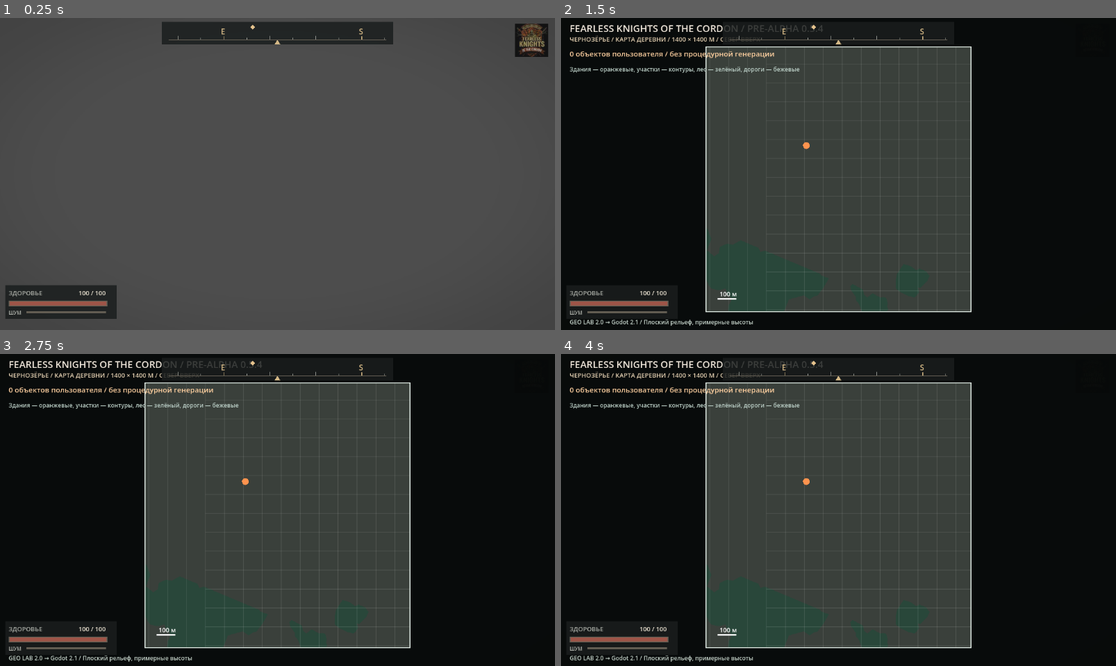
Above: before the commit, frames 1-4 (two rows, left to right).
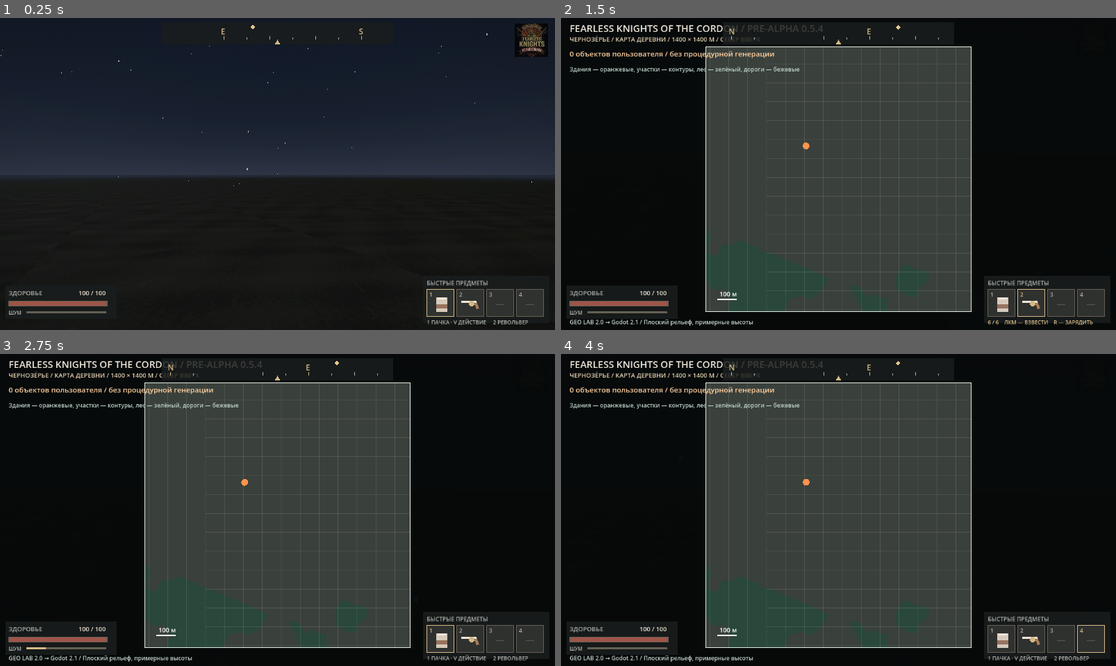
Above: after the commit, the same moments.

Repository: blacklambcult/chernozerye
Game: Godot game, scene res://main.tscn
Two runs of this game, one before a commit and one after it. Both use one fixed random seed, a clock stepped at 60 frames per second and the inputs below. Sound files missing from this copy of the repository are replaced by a short silence.
Inputs (mouse positions are in pixels of both pictures, inside the frame that each line leads up to):
- Up to frame 1 (0.25 s): no input
- Up to frame 2 (1.5 s): tap Enter at 0.5 s; move the mouse to (960, 158) at 0.52 s; hold D 0.53-1.28 s; tap 2 at 0.6 s; click (960, 158) at 0.67 s; tap Space at 0.77, 1.25 s; move the mouse to (727, 189) at 1.27 s; hold S from 1.28 s (still down); tap M at 1.35 s
- Up to frame 3 (2.75 s): tap Space at 1.52 s; tap Enter at 2 s; move the mouse to (333, 441) at 2.02 s; release S at 2.03 s; hold D from 2.03 s (still down); tap 1 at 2.1 s
- Up to frame 4 (4 s): move the mouse to (810, 572) at 2.77 s; release D at 2.78 s; hold W 2.78-3.53 s; tap 3 at 2.85 s; click (810, 572) at 2.92 s; tap Space at 3.02, 3.77 s; move the mouse to (1005, 556) at 3.52 s; hold A from 3.53 s (still down); tap 4 at 3.6 s

The runs differ from the first frame. In frame 1, 93% of the frame differs, in the area x 0-100%, y 0-100%; in frame 2, 2.7%; in frame 3, 2.7%; in frame 4, 2.7%.
Error before the commit: Parse Error: Could not preload resource script "res://character_smoking.gd". (res://player.gd:100)

Commit message:
fix: correct cigarette cinematic GDScript indentation

Diff:
--- a/godot/character_smoking.gd
+++ b/godot/character_smoking.gd
@@ -292,7 +292,7 @@
         if phase == Phase.MOVE_TO_FACE:
             hand.position = hand.position.lerp(Vector3(0.14,-0.20,-0.36),
                 smoothstep(0.0,1.0,t))
-         hand.rotation = Vector3(-0.12,-0.25,-0.24)
+        hand.rotation = Vector3(-0.12,-0.25,-0.24)
         if phase == Phase.MOVE_TO_FACE:
             hand.rotation.y = -0.35
     smoke.emitting = phase == Phase.BURN and mouth_prop.visible
